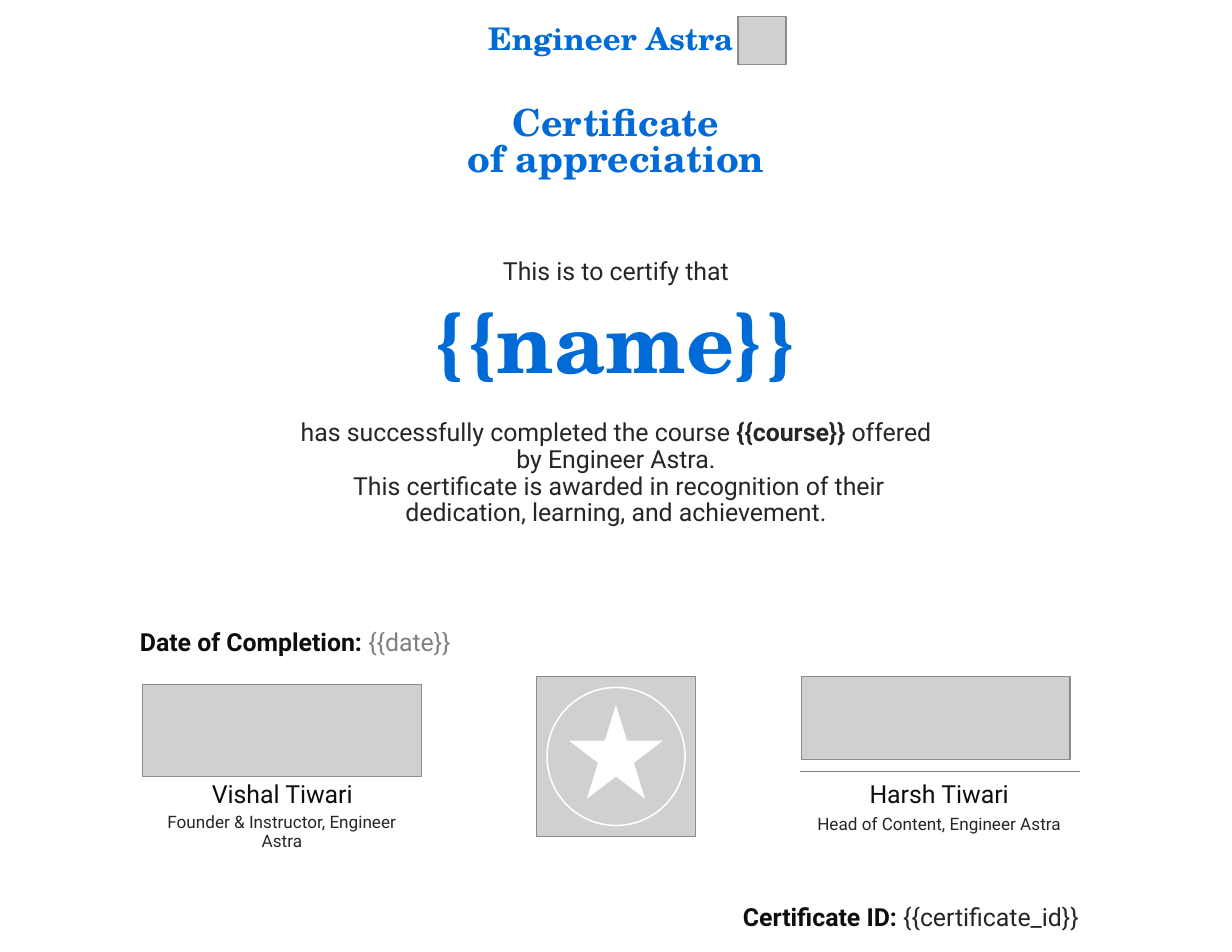
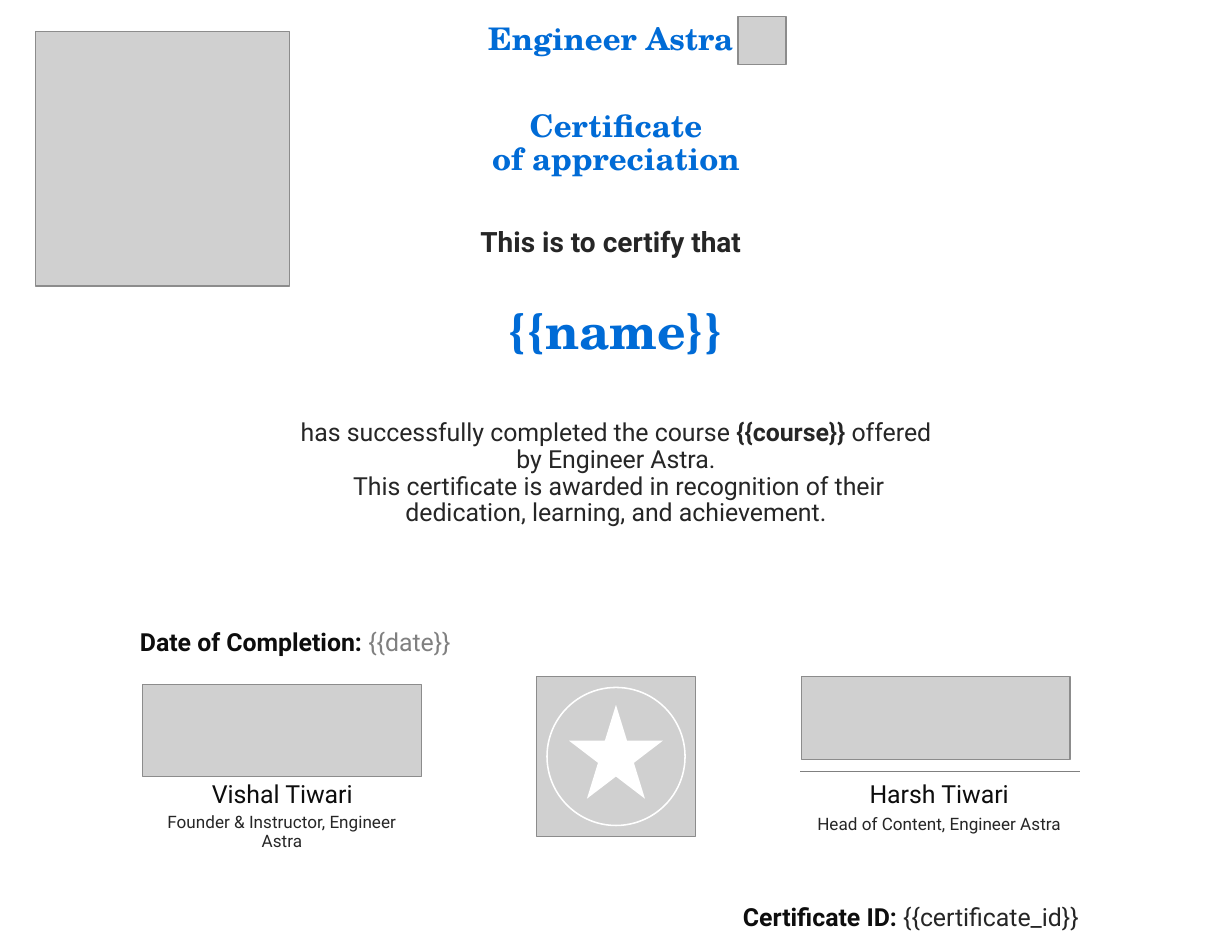
Before and after one commit to VKT2003/Certificate_Project, a slide deck: slide 1 of public/files/Presentation.pptx. Drawn at 1232x952 pixels with LibreOffice and Linux fonts; fonts in the diff are those of the drawing; grey boxes stand for pictures; background and template pictures are left out. Boxes give left, top, right and bottom in pixels: in the first picture for what was removed or moved away, otherwise in the second. Text is boxed around its words. In the diff, an @@ line names an element or a change of style, - is before the commit and + after.

```diff
--- a/public/files/Presentation.pptx
+++ b/public/files/Presentation.pptx
@@ picture added at box(36, 31, 290, 286) @@
@@ text "Certificate of appreciation" at box(492, 114, 740, 177): size 24 to 20 pt; line spacing 0.8 to 0.9 @@
@@ text "This is to certify that": place and size @@
-text "This is to certify that" at box(503, 261, 728, 286)
+text "This is to certify that" at box(480, 230, 741, 258)
@@ text "This is to certify that" at box(480, 230, 741, 258): size 16 to 18 pt, bold on @@
@@ title "{{name}}": place and size @@
-title "{{name}}" at box(432, 312, 801, 382)
+title "{{name}}" at box(507, 313, 725, 355)
@@ title "{{name}}" at box(507, 313, 725, 355): size 54 to 32 pt @@
```
Also in this commit, not shown: 1 other file.
